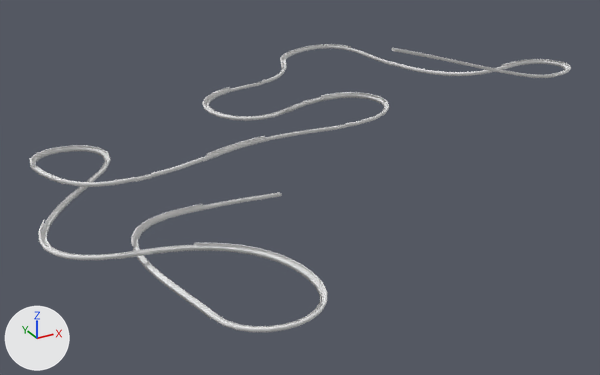
The Blender file Assets/mesh/track7e.blend: old version first, new version second.
Rendered twice from a 50 mm camera at (-491.0, -692.0, 216.0) aimed at (-97.0, 25.0, -142.0). Every picture has the same lights, and +X, +Y and +Z are marked at lower left.

Names of what the first picture shows: 'Track.000', 'Track.001', 'Track.002', 'Track.004', 'Track.005', 'Track.007', 'Track.009', 'Track.011', 'Track.013', 'Track.015', 'Track.017', 'Track.019', 'Track.021', 'Track.022', 'Track.023'.
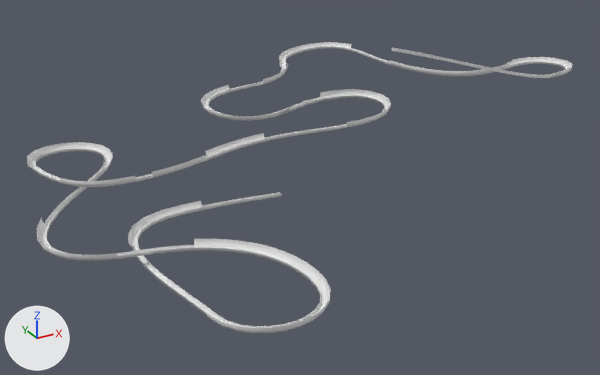
What differs and where, as boxes [x1, y1, x2, y2] in the pictures (600 x 375 px):
'Track.021', reshaped
    before: [194, 243, 328, 332]
    after: [194, 239, 330, 333]
'Track.000', reshaped (12% wider)
    before: [392, 48, 556, 78]
    after: [390, 48, 573, 78]
'Track.017', reshaped (6% wider)
    before: [30, 145, 111, 182]
    after: [27, 142, 113, 181]
'Track.023', reshaped (7% taller)
    before: [131, 204, 205, 247]
    after: [128, 201, 205, 247]
'Track.009', reshaped (11% taller)
    before: [321, 92, 389, 127]
    after: [320, 89, 391, 128]
'Track.019', reshaped
    before: [38, 219, 118, 260]
    after: [37, 218, 118, 260]
'Track.007', reshaped
    before: [202, 87, 289, 121]
    after: [201, 85, 290, 121]
'Track.011', reshaped (12% taller)
    before: [207, 136, 268, 159]
    after: [205, 133, 268, 159]
'Track.004', reshaped (8% taller)
    before: [280, 44, 351, 69]
    after: [279, 42, 352, 69]
'Track.015', reshaped (9% taller)
    before: [62, 177, 135, 187]
    after: [60, 176, 136, 187]
'Track.002', no longer drawn
    before: [391, 62, 506, 76]
'Track.001', deleted
    before: [501, 59, 571, 76]
'Track.013', reshaped (14% taller)
    before: [150, 157, 204, 177]
    after: [150, 155, 205, 178]
'Track.005', reshaped
    before: [260, 65, 287, 84]
    after: [260, 64, 288, 84]

Diff of the bpy script that builds the scene:
```diff
--- a/Assets/mesh/track7e.blend.py
+++ b/Assets/mesh/track7e.blend.py
@@ me_mesh @@
+me_mesh.from_pydata(...)  # 2885 vertices, 2741 faces; spans x 0.0..287.0, y -3.0..169.0, z -71.0..3.0
@@ cu_beziercurve_004 @@
 cu_beziercurve_004.dimensions = '2D'
-_sp = cu_beziercurve_004.splines.new('BEZIER'); _sp.bezier_points.add(4)
-_sp.bezier_points.foreach_set('co', [-4.0, 5.0, 0.0, -5.0, 1.5, 0.0, -1.0, 0.0, 0.0, 0.0, 0.0, 0.0, 0.0, 3.0, 0.0])
-_sp.bezier_points.foreach_set('handle_left', [-3.03, 4.757, 0.0, -6.109, 3.164, 0.0, -3.0, 0.0, 0.0, -0.333, 0.0, 0.0, 0.0, 2.0, 0.0])
-_sp.bezier_points.foreach_set('handle_right', [-6.0, 5.5, 0.0, -4.0, 0.0, 0.0, -0.667, 0.0, 0.0, 0.0, 1.0, 0.0, 0.0, 4.0, 0.0])
-for _p, _l, _r in zip(_sp.bezier_points, ['ALIGNED', 'ALIGNED', 'FREE', 'VECTOR', 'VECTOR'], ['ALIGNED', 'ALIGNED', 'VECTOR', 'VECTOR', 'VECTOR']): _p.handle_left_type = _l; _p.handle_right_type = _r
+_sp = cu_beziercurve_004.splines.new('BEZIER'); _sp.bezier_points.add(5)
+_sp.bezier_points.foreach_set('co', [-7.922, 7.325, 0.0, -7.508, 3.863, 0.0, -4.039, 0.00073, 0.0, -1.0, 0.0, 0.0, 0.0, 0.0, 0.0, 0.0, 3.0, 0.0])
+_sp.bezier_points.foreach_set('handle_left', [-7.95, 8.078, 0.0, -7.794, 4.56, 0.0, -5.426, 0.186, 0.0, -3.0, 0.0, 0.0, -0.333, 0.0, 0.0, 0.0, 2.0, 0.0])
+_sp.bezier_points.foreach_set('handle_right', [-7.879, 6.172, 0.0, -6.984, 2.586, 0.0, -3.46, -0.0766, 0.0, -0.667, 0.0, 0.0, 0.0, 1.0, 0.0, 0.0, 4.0, 0.0])
+for _p, _l, _r in zip(_sp.bezier_points, ['ALIGNED', 'ALIGNED', 'ALIGNED', 'FREE', 'VECTOR', 'VECTOR'], ['ALIGNED', 'ALIGNED', 'ALIGNED', 'VECTOR', 'VECTOR', 'VECTOR']): _p.handle_left_type = _l; _p.handle_right_type = _r
 _sp.order_u = 0
@@ cu_beziercurve_001 @@
 cu_beziercurve_001.dimensions = '2D'
-_sp = cu_beziercurve_001.splines.new('BEZIER'); _sp.bezier_points.add(4)
-_sp.bezier_points.foreach_set('co', [-5.0, 3.0, 0.0, -5.0, 0.0, 0.0, -4.0, 0.0, 0.0, 1.0, 1.5, 0.0, 0.0, 5.0, 0.0])
-_sp.bezier_points.foreach_set('handle_left', [-5.0, 4.0, 0.0, -5.0, 1.0, 0.0, -4.333, 0.0, 0.0, 0.0, 0.0, 0.0, 2.0, 5.5, 0.0])
-_sp.bezier_points.foreach_set('handle_right', [-5.0, 2.0, 0.0, -4.667, 0.0, 0.0, -2.0, 0.0, 0.0, 2.109, 3.164, 0.0, -0.97, 4.757, 0.0])
-for _p, _l, _r in zip(_sp.bezier_points, ['VECTOR', 'VECTOR', 'VECTOR', 'ALIGNED', 'ALIGNED'], ['VECTOR', 'VECTOR', 'FREE', 'ALIGNED', 'ALIGNED']): _p.handle_left_type = _l; _p.handle_right_type = _r
+_sp = cu_beziercurve_001.splines.new('BEZIER'); _sp.bezier_points.add(5)
+_sp.bezier_points.foreach_set('co', [-5.0, 3.0, 0.0, -5.0, 0.0, 0.0, -4.0, 0.0, 0.0, -0.961, 0.00073, 0.0, 2.508, 3.863, 0.0, 2.922, 7.325, 0.0])
+_sp.bezier_points.foreach_set('handle_left', [-5.0, 4.0, 0.0, -5.0, 1.0, 0.0, -4.333, 0.0, 0.0, -1.54, -0.0766, 0.0, 1.984, 2.586, 0.0, 2.879, 6.172, 0.0])
+_sp.bezier_points.foreach_set('handle_right', [-5.0, 2.0, 0.0, -4.667, 0.0, 0.0, -2.0, 0.0, 0.0, 0.426, 0.186, 0.0, 2.794, 4.56, 0.0, 2.959, 8.325, 0.0])
+for _p, _l, _r in zip(_sp.bezier_points, ['VECTOR', 'VECTOR', 'VECTOR', 'ALIGNED', 'ALIGNED', 'ALIGNED'], ['VECTOR', 'VECTOR', 'FREE', 'ALIGNED', 'ALIGNED', 'ALIGNED']): _p.handle_left_type = _l; _p.handle_right_type = _r
 _sp.order_u = 0
@@ ob_track_000 @@
-ob_track_000 = bpy.data.objects.new('Track.000', cu_beziercurve_000)
+ob_track_000 = bpy.data.objects.new('Track.000', me_mesh)
 ob_track_000.location = (0.0, 0.0, 0.0)
@@ ob_track_001 @@
-ob_track_001 = bpy.data.objects.new('Track.001', cu_beziercurve_003)
-ob_track_001.location = (0.0, 0.0, 0.0)
```
